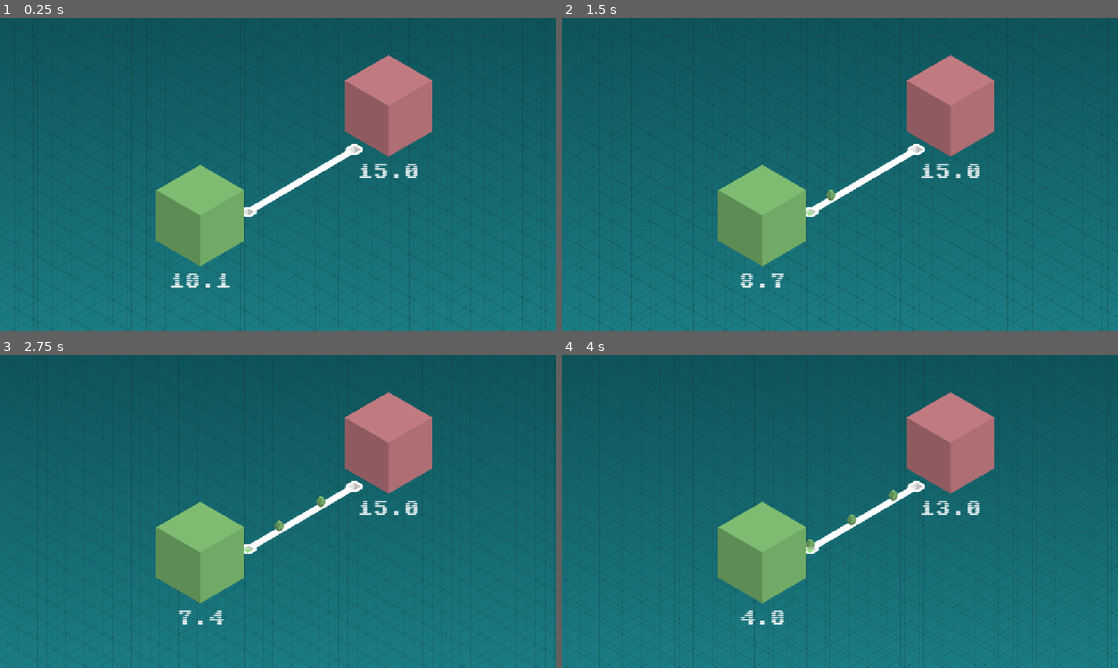
Above: before the commit, frames 1-4 (two rows, left to right).
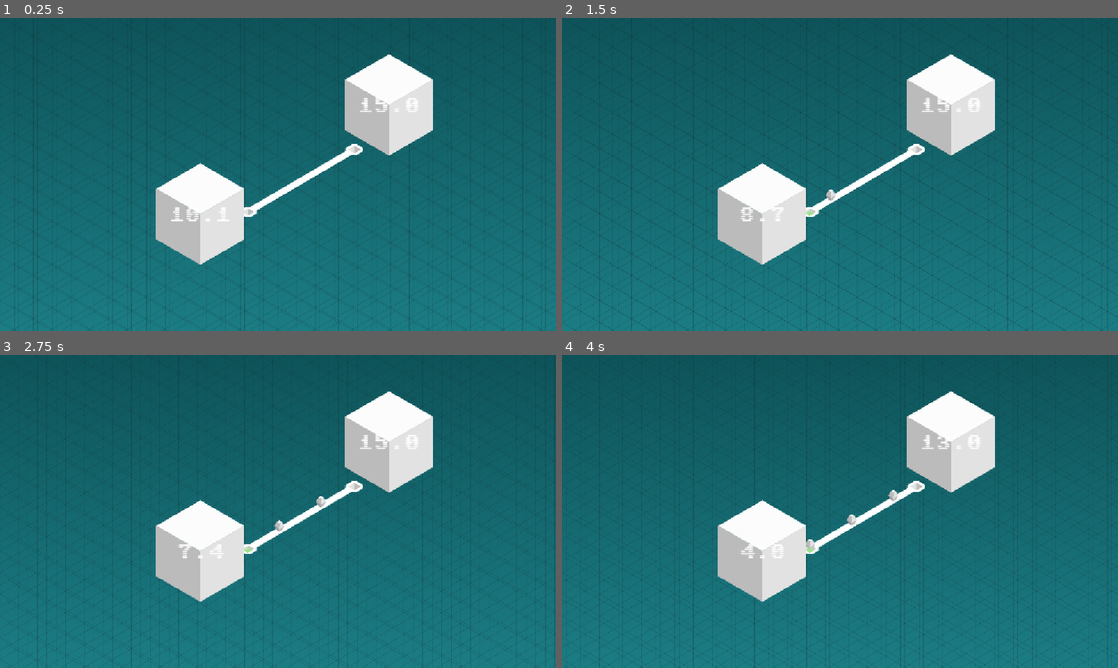
Above: after the commit, the same moments.

Repository: m14n-dev/brackeys2026
Game: Godot game, scene res://arena/arena_1/arena_1.tscn
The game is run twice, just before and just after one commit, with the same random seed, the same clock (stepped at 60 frames per second) and the same inputs.
Inputs (mouse positions are in pixels of both pictures, inside the frame that each line leads up to):
- Up to frame 1 (0.25 s): no input
- Up to frame 2 (1.5 s): move the mouse to (812, 212) at 0.52 s; click (812, 212) at 0.67 s; move the mouse to (917, 149) at 1.27 s; click (917, 149) at 1.42 s
- Up to frame 3 (2.75 s): move the mouse to (200, 552) at 2.02 s; click (200, 552) at 2.17 s
- Up to frame 4 (4 s): move the mouse to (951, 442) at 2.77 s; click (951, 442) at 2.92 s; move the mouse to (1006, 558) at 3.52 s; click (1006, 558) at 3.67 s

The runs differ from the first frame. In frame 1, 8.3% of the frame differs, in the area x 28-78%, y 11-87%; in frame 2, 8.3%; in frame 3, 8.3%; in frame 4, 8.4%.
Error after the commit: Parse Error: Could not find type "GameState" in the current scope. (res://arena/Arena.gd:85)

Commit message:
Improve server scaling

Diff:
--- a/trust-no-one/arena/Arena.gd
+++ b/trust-no-one/arena/Arena.gd
@@ -81,3 +81,33 @@
 		if port is Port and (port as Port).server.faction_id == id:
 			result.append(port as Port)
 	return result
+
+func collect_game_state() -> GameState:
+	var state = GameState.new()
+	for node in get_tree().get_nodes_in_group("server"):
+		var server: Server = node as Server
+
+		if server.color not in state.by_color:
+			state.by_color[server.color] = GameStateSummary.new()
+		state.by_color[server.color].servers.append(server)
+		state.by_color[server.color].total_power += server.power
+
+		if server.faction_id not in state.by_id:
+			state.by_id[server.faction_id] = GameStateSummary.new()
+		state.by_id[server.faction_id].servers.append(server)
+		state.by_id[server.faction_id].total_power += server.power
+
+	for node in get_tree().get_nodes_in_group("package"):
+		var pkg: Package = node as Package
+
+		if pkg.color not in state.by_color:
+			state.by_color[pkg.color] = GameStateSummary.new()
+		state.by_color[pkg.color].packages.append(pkg)
+		state.by_color[pkg.color].total_power += pkg.power
+
+		if pkg.faction not in state.by_id:
+			state.by_id[pkg.faction] = GameStateSummary.new()
+		state.by_id[pkg.faction].packages.append(pkg)
+		state.by_id[pkg.faction].total_power += pkg.power
+
+	return state
--- a/trust-no-one/arena/arena_1/arena_1.tscn
+++ b/trust-no-one/arena/arena_1/arena_1.tscn
@@ -44,12 +44,12 @@
 position = Vector2(124, -74)
 
 [node name="server 1" parent="." unique_id=1404967565 instance=ExtResource("4_kywog")]
-position = Vector2(415, 409)
+position = Vector2(415, 459)
 power = 10.0
 growth = 0.5
 
 [node name="server 3" parent="." unique_id=848627415 instance=ExtResource("4_kywog")]
-position = Vector2(805, 182)
+position = Vector2(806, 233)
 power = 15.0
 growth = 0.0
 faction_id = 1
--- a/trust-no-one/arena/arena_2/arena_2.tscn
+++ b/trust-no-one/arena/arena_2/arena_2.tscn
@@ -61,10 +61,11 @@
 position = Vector2(779, 202)
 
 [node name="server1" parent="." unique_id=1404967565 instance=ExtResource("4_ml4ye")]
-position = Vector2(338, 121)
+position = Vector2(337, 173)
+scale = Vector2(0.5, 0.5)
 
 [node name="server2" parent="." unique_id=172511505 instance=ExtResource("4_ml4ye")]
-position = Vector2(857, 121)
+position = Vector2(858, 173)
 growth = 2.5
 faction_id = 1
 
@@ -107,7 +108,7 @@
 position = Vector2(767, 435)
 
 [node name="server3" parent="." unique_id=2014041129 instance=ExtResource("4_ml4ye")]
-position = Vector2(857, 451)
+position = Vector2(865, 508)
 growth = 2.5
 faction_id = 2
 
--- a/trust-no-one/arena/arena_3/Arena3.tscn
+++ b/trust-no-one/arena/arena_3/Arena3.tscn
@@ -62,7 +62,7 @@
 color = Color(0.77, 0.48509997, 0.5135899, 1)
 
 [node name="PlayerServerA" parent="." unique_id=1404967565 instance=ExtResource("6_maffh")]
-position = Vector2(142, 38)
+position = Vector2(142, 90)
 growth = 4.0
 
 [node name="ConnectionAto1" parent="." unique_id=1579168215 node_paths=PackedStringArray("point_a", "point_b") instance=ExtResource("7_vkel1")]
@@ -85,7 +85,8 @@
 position = Vector2(428, 255)
 
 [node name="EnemyServer1" parent="." unique_id=1591144704 instance=ExtResource("6_maffh")]
-position = Vector2(519, 255)
+position = Vector2(521, 309)
+scale = Vector2(0.8, 0.8)
 faction_id = 1
 
 [node name="Connection1to4" parent="." unique_id=971984494 node_paths=PackedStringArray("point_a", "point_b") instance=ExtResource("7_vkel1")]
@@ -127,19 +128,23 @@
 position = Vector2(598, 593)
 
 [node name="EnemyServer2" parent="." unique_id=124066517 instance=ExtResource("6_maffh")]
-position = Vector2(806, 255)
+position = Vector2(805, 310)
+scale = Vector2(0.8, 0.8)
 faction_id = 1
 
 [node name="EnemyServer3" parent="." unique_id=82061437 instance=ExtResource("6_maffh")]
-position = Vector2(935, 331)
+position = Vector2(923, 379)
+scale = Vector2(0.8, 0.8)
 faction_id = 1
 
 [node name="EnemyServer4" parent="." unique_id=1316788121 instance=ExtResource("6_maffh")]
-position = Vector2(520, 421)
+position = Vector2(521, 475)
+scale = Vector2(0.8, 0.8)
 faction_id = 1
 
 [node name="EnemyServer5" parent="." unique_id=1709299274 instance=ExtResource("6_maffh")]
-position = Vector2(663, 502)
+position = Vector2(663, 556)
+scale = Vector2(0.8, 0.8)
 faction_id = 1
 
 [node name="Connection1to2" parent="." unique_id=1289456471 node_paths=PackedStringArray("point_a", "point_b") instance=ExtResource("7_vkel1")]
--- a/trust-no-one/raw_assets/arena_3.svg
+++ b/trust-no-one/raw_assets/arena_3.svg
@@ -28,9 +28,9 @@
      inkscape:deskcolor="#d1d1d1"
      inkscape:document-units="mm"
      showgrid="true"
-     inkscape:zoom="1.6175663"
-     inkscape:cx="1770.5611"
-     inkscape:cy="1864.8386"
+     inkscape:zoom="0.28594802"
+     inkscape:cx="1395.3585"
+     inkscape:cy="1138.3188"
      inkscape:window-width="1920"
      inkscape:window-height="1009"
      inkscape:window-x="-8"
--- a/trust-no-one/server/server.tscn
+++ b/trust-no-one/server/server.tscn
@@ -13,7 +13,7 @@
 [node name="Node2D" type="Node2D" unique_id=1404967565 node_paths=PackedStringArray("click_area", "lockdown_sprite", "audioPlayer")]
 script = ExtResource("1_0wvpq")
 growth = 1.0
-click_area = NodePath("Area2D")
+click_area = NodePath("Sprite/Area2D")
 lockdown_sprite = NodePath("Sprite/lockdown_sprite")
 audioPlayer = NodePath("AudioStreamPlayer2D")
 receive_package_sound = ExtResource("2_gc6nq")
@@ -21,6 +21,7 @@
 enemy_takeover_sound = ExtResource("4_87v45")
 
 [node name="Sprite" type="Sprite2D" parent="." unique_id=421985702]
+position = Vector2(0, -53)
 texture = ExtResource("2_u3pyk")
 
 [node name="lockdown_sprite" type="Sprite2D" parent="Sprite" unique_id=2031238830]
@@ -29,19 +30,19 @@
 scale = Vector2(0.35199004, 0.35199004)
 texture = ExtResource("3_u3pyk")
 
+[node name="Area2D" type="Area2D" parent="Sprite" unique_id=1368191814]
+
+[node name="CollisionShape2D" type="CollisionShape2D" parent="Sprite/Area2D" unique_id=834695774]
+shape = SubResource("CircleShape2D_0wvpq")
+
 [node name="Label" type="Label" parent="." unique_id=1730306154]
 offset_left = -82.0
-offset_top = 112.0
+offset_top = -75.0
 offset_right = 82.0
-offset_bottom = 163.0
+offset_bottom = -24.0
 theme_override_font_sizes/font_size = 32
 text = "0"
 horizontal_alignment = 1
 vertical_alignment = 1
 
-[node name="Area2D" type="Area2D" parent="." unique_id=1368191814]
-
-[node name="CollisionShape2D" type="CollisionShape2D" parent="Area2D" unique_id=834695774]
-shape = SubResource("CircleShape2D_0wvpq")
-
 [node name="AudioStreamPlayer2D" type="AudioStreamPlayer2D" parent="." unique_id=310866747]
